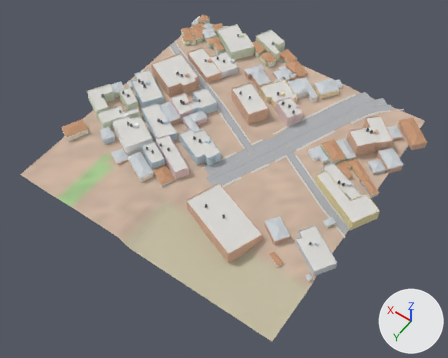
Two versions of the glTF model city/hi/t_-1_7.glb, one commit apart.
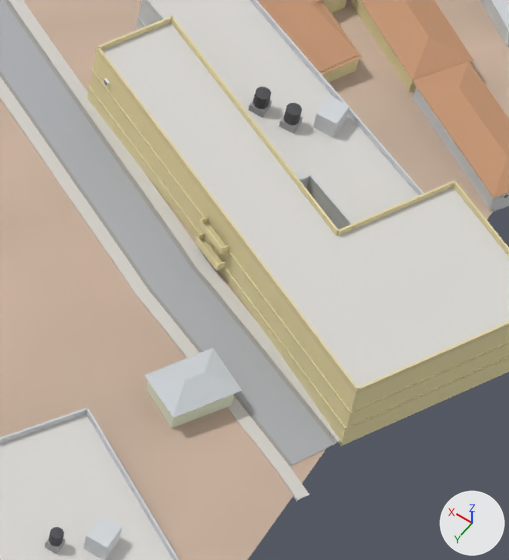
The first picture shows the older version from a 50 mm camera at (-334.0, 2216.0, 420.0) aimed at (-137.0, 1941.0, -13.0). The close-ups show the older and then the newer version on the part from 68% to 83% of the width and 47% to 69% of the height of that picture. Only the edits that show in the close-ups are written down. The lights are fixed; the arrows at lower right show +X, +Y and +Z. Vertices at exactly the same position are counted once.

The scene before the commit, as lines of its bpy script (objects in view):
```python
me_buildings_col = bpy.data.meshes.new('Buildings-col')
me_buildings_col.from_pydata(...)  # 1106 vertices, 1330 faces; spans x -270.0..14.0, y 1775.0..2014.0, z -1.0..18.0
# faces by material slot: [776, 554]
me_buildings_col.materials.append(mat_wall)
me_buildings_col.materials.append(mat_roof)
# before: 910 (-241.0, 1940.0, 11.0) at pixel (204, 372), 911 (-240.0, 1936.0, 9.0) at pixel (213, 347), 913 (-245.0, 1939.0, 9.0) at pixel (242, 390)
me_details = bpy.data.meshes.new('Details')
me_details.from_pydata(...)  # 7378 vertices, 12066 faces; spans x -269.0..14.0, y 1775.0..2014.0, z 1.0..22.0
me_details.materials.append(mat_props)
me_roads_col = bpy.data.meshes.new('Roads-col')
me_roads_col.from_pydata(...)  # 1180 vertices, 1062 faces; spans x -257.0..1.0, y 1786.0..1966.0, z 5.0..7.0
# faces by material slot: [370, 692]
me_roads_col.materials.append(mat_road)
me_roads_col.materials.append(mat_paint)
ob_buildings_col = bpy.data.objects.new('Buildings-col', me_buildings_col)
ob_buildings_col.location = (0.0, 0.0, 0.0)
ob_details = bpy.data.objects.new('Details', me_details)
ob_details.location = (0.0, 0.0, 0.0)
ob_roads_col = bpy.data.objects.new('Roads-col', me_roads_col)
ob_roads_col.location = (0.0, 0.0, 0.0)
# also in view: 'Sidewalks-col' at (-129.0, 1878.0, 6.0); 'Terrain-col' at (-128.0, 1920.0, 3.0)
```
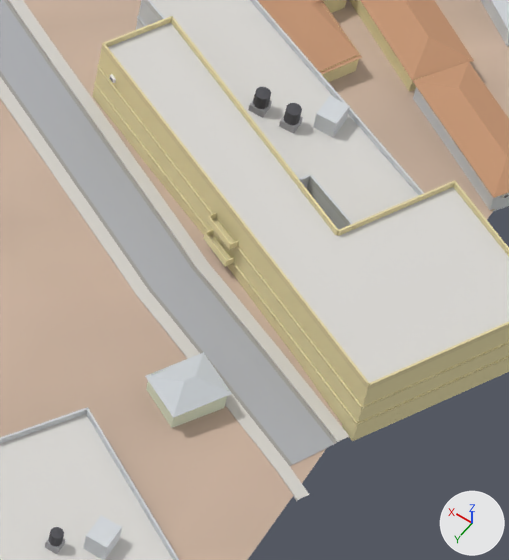
Boxes [x1, y1, x2, y2] around the edits, measured in the close-ups (509 x 560 px; the box of a moved part takes in the faces that stretch with it):
part 1 of me_buildings_col, moved or reshaped: before [87, 23, 509, 446]; after [92, 23, 509, 441]
part 2 of me_details, moved or reshaped (not visible afterwards): before [96, 46, 358, 394]
part 3 of me_details, added: after [101, 43, 369, 390]
part 4 of me_details, moved or reshaped: before [88, 16, 509, 429]; after [94, 16, 509, 425]

The edits, one by one:
me_buildings_col has 1106 vertices, 1330 faces and spans x -270.0..14.0, y 1775.0..2014.0, z -1.0..18.0.
me_buildings_col is used by ob_buildings_col; location (0.0, 0.0, 0.0).
Part 1, on me_buildings_col:
Vertices 910, 911, 913 of me_buildings_col move by (1.0, 1.0, 0.0).
Vertex 411 of me_buildings_col moves from (-245.0, 1939.0, 6.0) to (-244.0, 1940.0, 6.0).
Vertex 412 of me_buildings_col moves from (-245.0, 1939.0, 9.0) at pixel (235, 388) to (-244.0, 1940.0, 10.0) at pixel (228, 390).
Vertex 414 of me_buildings_col moves from (-240.0, 1936.0, 6.0) to (-240.0, 1938.0, 6.0).
Vertex 415 of me_buildings_col moves from (-240.0, 1936.0, 9.0) at pixel (213, 351) to (-240.0, 1938.0, 10.0) at pixel (201, 358).
Vertex 474 of me_buildings_col moves from (-210.0, 1911.0, 5.0) to (-210.0, 1910.0, 5.0).
Vertex 475 of me_buildings_col moves from (-210.0, 1911.0, 15.0) at pixel (96, 51) to (-210.0, 1910.0, 15.0) at pixel (101, 47).
Vertex 476 of me_buildings_col moves from (-257.0, 1936.0, 5.0) at pixel (340, 446) to (-258.0, 1934.0, 5.0) at pixel (352, 441).
Vertex 477 of me_buildings_col moves from (-257.0, 1936.0, 15.0) at pixel (355, 394) to (-258.0, 1934.0, 15.0) at pixel (367, 389).
me_details is used by ob_details; location (0.0, 0.0, 0.0).
me_details had 7378 vertices, 12066 faces and spanned x -269.0..14.0, y 1775.0..2014.0, z 1.0..22.0.
me_details now has 7362 vertices, 12028 faces and spans x -269.0..14.0, y 1775.0..2014.0, z 1.0..22.0.
me_details part 2: the loose piece of 8 vertices spanning x -257.0..-210.0, y 1911.0..1936.0, z 15.0..16.0 is scaled about its middle by (-0.00682, 0.0183, 0.459), then moved by (-5.0, 15.0, -7.0).
me_details part 3: the loose piece of 8 vertices spanning x -257.0..-210.0, y 1911.0..1936.0, z 15.0..16.0 is copied, and the copy is moved by (-1.0, -1.0, 0.0); it spans x -258.0..-210.0, y 1910.0..1934.0, z 15.0..16.0.
me_details part 4: 42 vertices moved from x -257.0..-210.0, y 1903.0..1938.0, z 7.0..16.0 to x -258.0..-210.0, y 1903.0..1939.0, z 7.0..16.0; 36 vertices removed from x -240.0..-212.0, y 1904.0..1937.0, z 7.0..13.0; 44 vertices added at x -239.0..-212.0, y 1903.0..1939.0, z 7.0..13.0.
Other edits to the shape of me_details do not show in these pictures.
